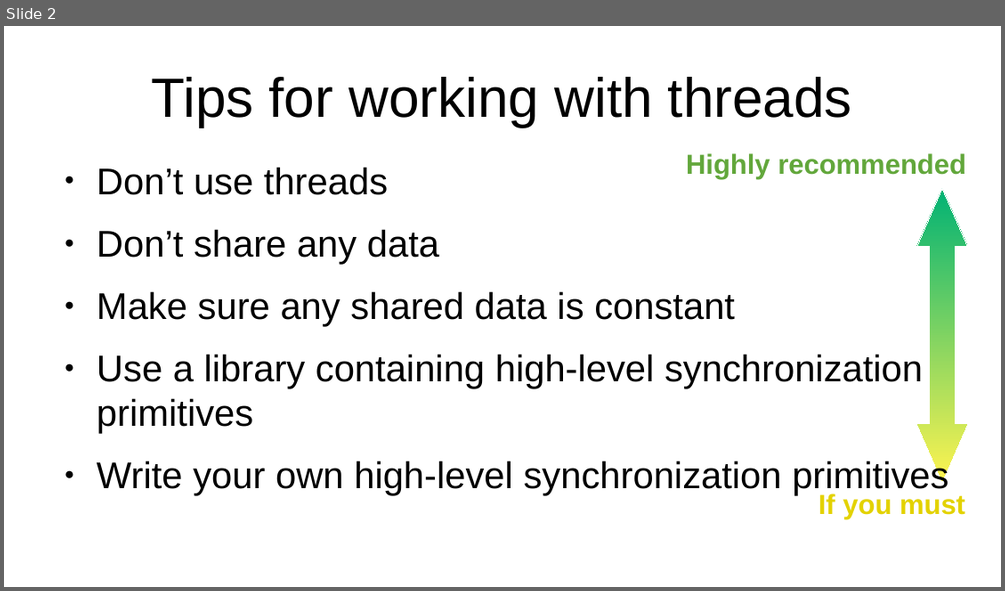
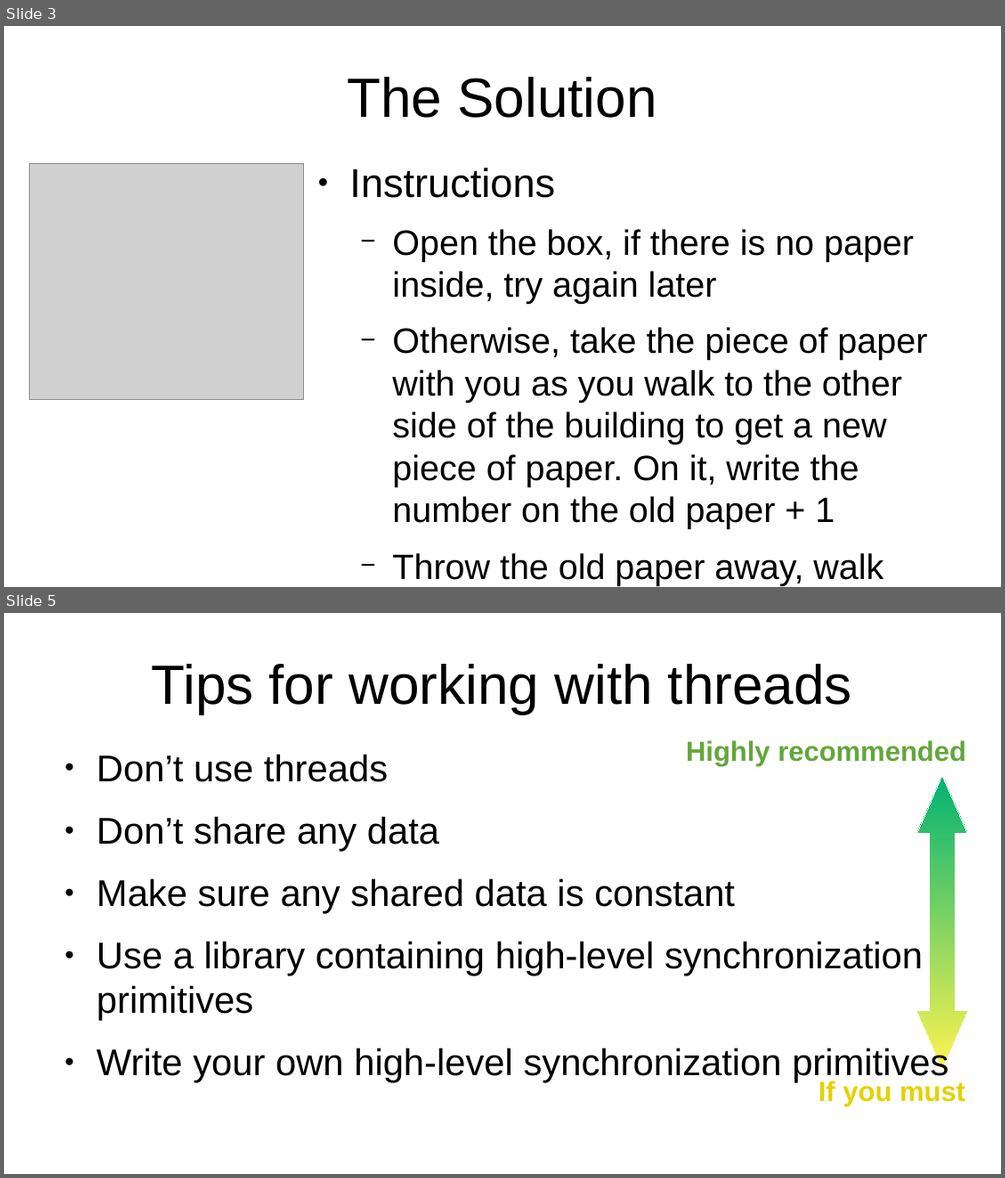
Before and after one commit to kees-jan/ptt3-multithreading, a slide deck: doc/Multithreading workshop.odp. Shown one above the other, each under a label of ours: slide 2 before the commit, slides 3 and 5 after it; the slides between them are not shown. The pictures are 1005x591 and 1005x1178 pixels, drawn with LibreOffice and Linux fonts; fonts in the diff are those of the drawing; grey boxes stand for pictures. Boxes give left, top, right and bottom in pixels: in the first picture for what was removed or moved away, otherwise in the second. Text is boxed around its words. In the diff, an @@ line names an element or a change of style, - is before the commit and + after.

```diff
--- a/doc/Multithreading workshop.odp
+++ b/doc/Multithreading workshop.odp
@@ slide 3 added at [4,26,1001,587], background #FFFFFF @@
@@ title added at [347,77,657,118], 44 pt, text #000000 @@
+The Solution
@@ picture added at [29,163,303,400] @@
@@ text added at [349,168,927,585], 28 pt, text #000000 @@
+● Instructions
+  − Open the box, if there is no paper inside, try again later
+  − Otherwise, take the piece of paper with you as you walk to the other side of the building to get a new piece of paper. On it, write the number on the old paper + 1
+  − Throw the old paper away, walk back, and put your new paper in it
@@ what was slide 2 is now slide 5 @@
```
Also in this commit, not shown: 2 slides changed, 2 other slides added.
